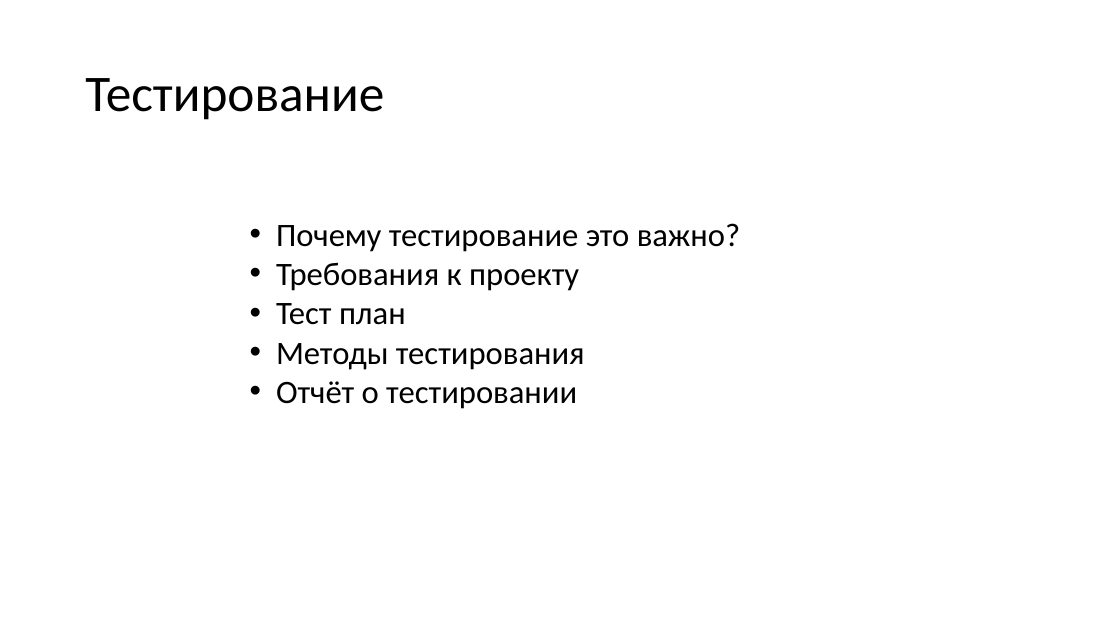
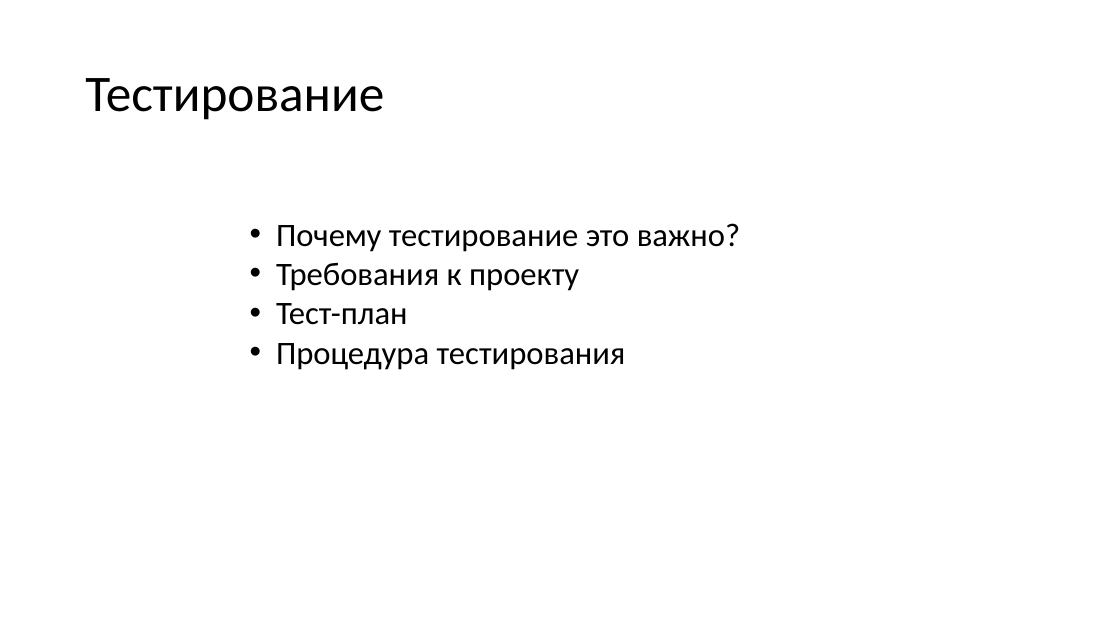
Before and after one commit to N0tilT/Timelon, a slide deck: slide 19 of docs/Timelon.pptx (slide 20 before the commit). Drawn at 1120x630 pixels with LibreOffice and Linux fonts; fonts in the diff are those of the drawing. Boxes give left, top, right and bottom in pixels: in the first picture for what was removed or moved away, otherwise in the second. Text is boxed around its words. In the diff, an @@ line names an element or a change of style, - is before the commit and + after.

```diff
--- a/docs/Timelon.pptx
+++ b/docs/Timelon.pptx
@@ text at (276,303,626,370): text changed @@
-• Тест план
-• Методы тестирования
-• Отчёт о тестировании
+• Тест-план
+• Процедура тестирования
```
Also in this commit, not shown: 1 other slide changed, 2 slides added, 3 slides removed.
